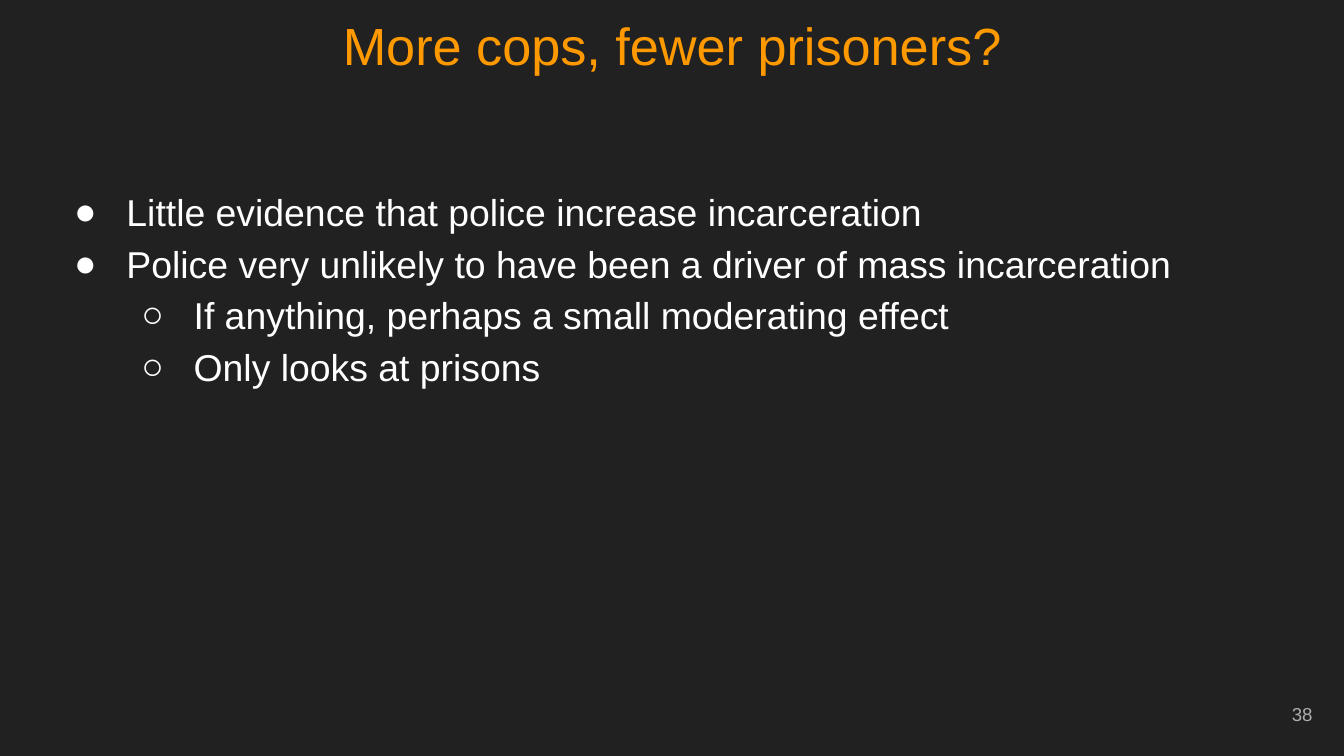
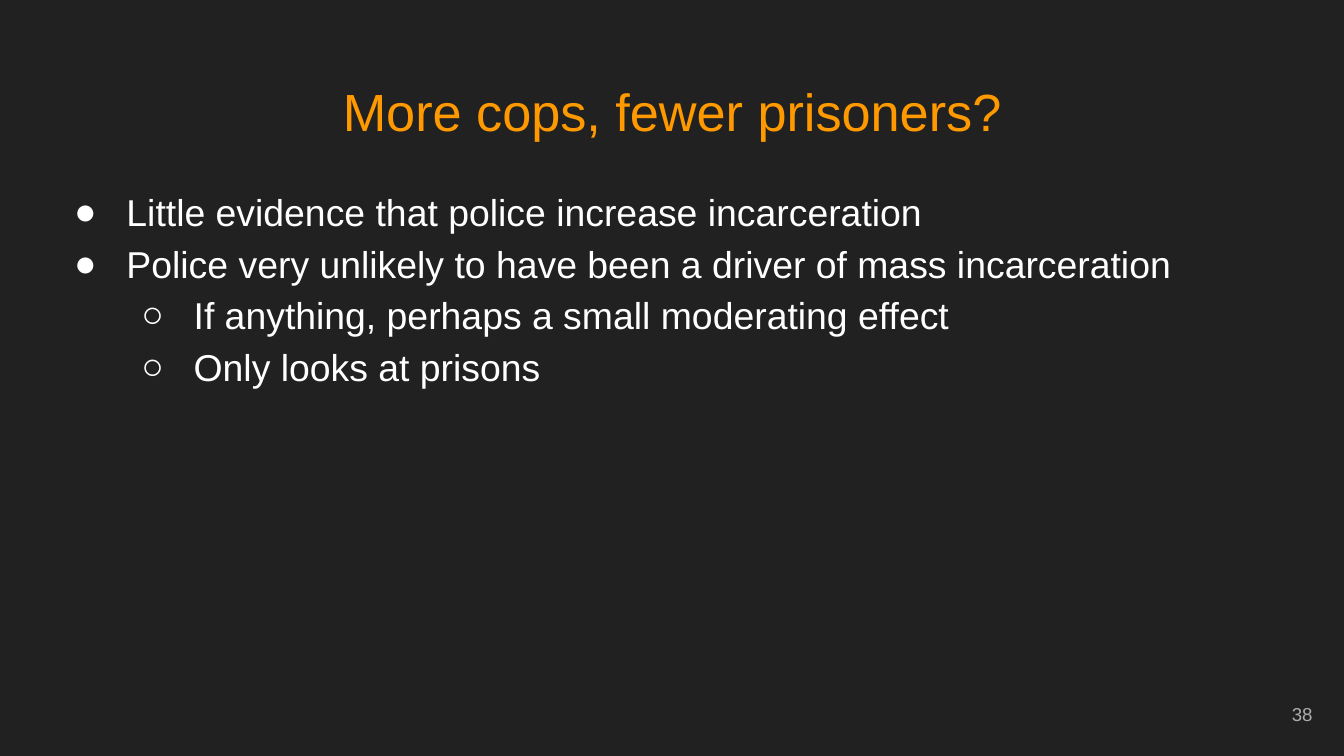
Before and after one commit to jacobkap/crimedatatool, a slide deck: slide 38 of kaplan_job_talk.pptx. Drawn at 1344x756 pixels with LibreOffice and Linux fonts; fonts in the diff are those of the drawing. Boxes give left, top, right and bottom in pixels: in the first picture for what was removed or moved away, otherwise in the second. Text is boxed around its words. In the diff, an @@ line names an element or a change of style, - is before the commit and + after.

```diff
--- a/kaplan_job_talk.pptx
+++ b/kaplan_job_talk.pptx
@@ title "More cops, fewer prisoners?": place and size @@
-title "More cops, fewer prisoners?" at (343,27,1002,75)
+title "More cops, fewer prisoners?" at (343,93,1002,141)
```
Also in this commit, not shown: 4 other slides changed.
